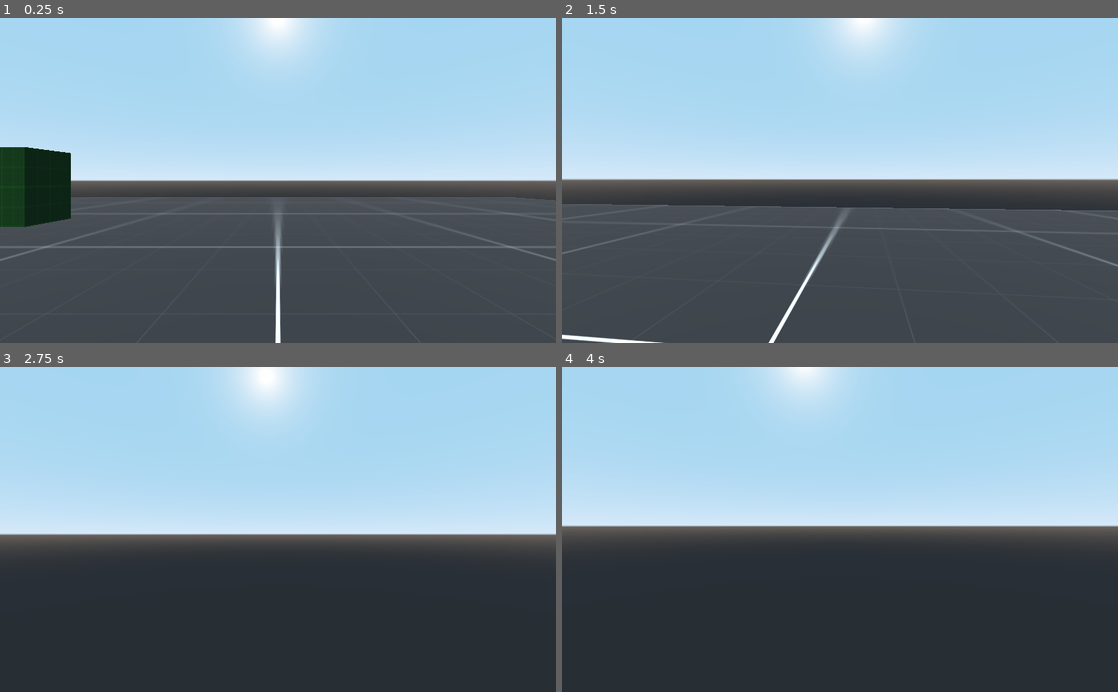
Above: before the commit, frames 1-4 (two rows, left to right).
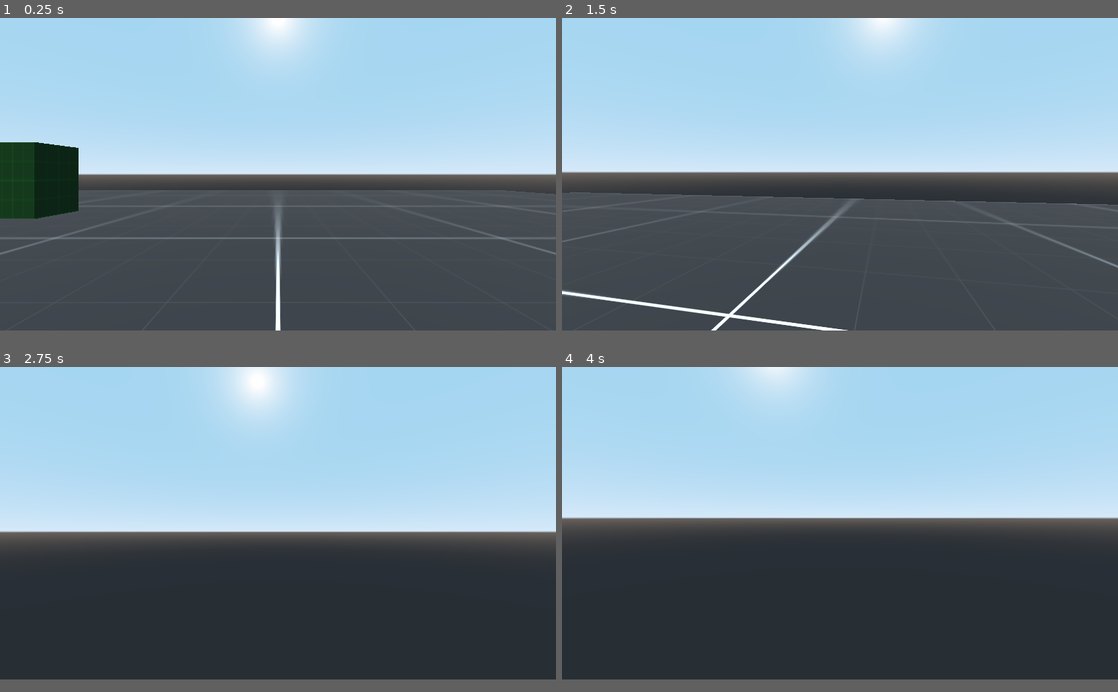
Above: after the commit, the same moments.

Repository: willroy/godot-template
Game: Godot game, scene res://Main.tscn
The game is run twice, just before and just after one commit, with the same random seed, the same clock (stepped at 60 frames per second) and the same inputs.
Inputs (mouse positions are in pixels of both pictures, inside the frame that each line leads up to):
- Up to frame 1 (0.25 s): no input
- Up to frame 2 (1.5 s): tap Enter at 0.5 s; move the mouse to (867, 180) at 0.52 s; hold E (interact) 0.53-1.28 s; hold W (move_forward) from 0.53 s (still down); tap Space (jump) at 0.77 s; move the mouse to (812, 180) at 1.27 s; tap E (interact) at 1.35 s
- Up to frame 3 (2.75 s): keep holding W (move_forward); tap Space (jump) at 1.52 s; move the mouse to (289, 523) at 2.02 s; hold Shift (sprint) from 2.03 s (still down); tap E (interact) at 2.3 s
- Up to frame 4 (4 s): keep holding W (move_forward); tap Space (jump) at 2.75, 3.02, 3.77 s; move the mouse to (834, 536) at 2.77 s; release Shift (sprint) at 2.78 s; tap E (interact) at 2.85 s; tap Enter at 3.5 s; move the mouse to (878, 532) at 3.52 s; hold E (interact) from 3.53 s (still down)
In our replay, the window is 800x468 before the commit and 800x450 after it. These sizes can differ from the game's own. Grey fills any space a smaller window leaves; there, only what the larger window draws over its background counts as a difference.

The runs differ from the first frame. In frame 1, 5.6% of the frame differs, in the area x 0-100%, y 38-100%; in frame 2, 8.3%, in the area x 0-100%, y 0-100%; in frame 3, 1.2%; in frame 4, 4.5%.

Commit message:
test dialouge system working

Diff:
--- a/Enviroment/Classes/Conversation.gd
+++ b/Enviroment/Classes/Conversation.gd
@@ -9,10 +9,8 @@
 		convo_init()
 		set_tree(filename)
 		dialouge.debugoutputcurrent()
-		dialouge.next_dialouge("1")
-		dialouge.debugoutputcurrent()
-		dialouge.next_dialouge("2")
-		dialouge.debugoutputcurrent()
+		draw_items()
+
 		return true
 	return false
 
@@ -23,6 +21,8 @@
 	Input.set_mouse_mode(Input.MOUSE_MODE_VISIBLE)
 
 func convo_finish():
+	var dialougeBox = obj.get_node("../../Dialouge/TextureRect")
+	dialougeBox.hide()
 	var player = obj.get_node("../../Player")
 	interacted = false
 	player.freeze(false)
@@ -31,3 +31,42 @@
 func set_tree(filename):
 	dialouge = Dialouge.new()
 	dialouge.load_file(filename)
+
+func draw_items():
+	var itemSize = 3
+	var itemWidth = (1*1.0) / (dialouge.current_dialouge().size() * 1.0)
+	var count = 0
+	var dialougeBox = obj.get_node("../../Dialouge/TextureRect")
+	dialougeBox.show()
+
+	for n in dialougeBox.get_children():
+		dialougeBox.remove_child(n)
+		n.queue_free()
+
+	for t in dialouge.current_dialouge():
+		var dialougeBoxLabel = RichTextLabel.new()
+		dialougeBoxLabel.rect_size = Vector2(300,300)
+		dialougeBoxLabel.rect_scale = Vector2(itemSize,itemSize)
+
+		var font = dialougeBoxLabel.get_font("normal_font")
+		var screen_size = obj.get_tree().get_root().size
+		var set_width = ProjectSettings.get("display/window/size/width")
+		var set_height = ProjectSettings.get("display/window/size/height")
+		var container_size = dialougeBox.rect_size.x * screen_size / Vector2(set_width, set_height)
+		var text_size = font.get_string_size(t["text"]) * screen_size / Vector2(set_width, set_height)
+		var relativeTextWidth = float(1/float((container_size[0])/(text_size[0]*itemSize)))
+
+		dialougeBoxLabel.anchor_left = float(itemWidth * count)+float(itemWidth/2)-float(relativeTextWidth/2)
+		dialougeBoxLabel.anchor_top = 0.4
+		dialougeBoxLabel.bbcode_text = t["text"]
+		dialougeBoxLabel.connect("gui_input", self, "dialouge_clicked", [t["id"]])
+		dialougeBox.add_child(dialougeBoxLabel)
+		count += 1
+
+func dialouge_clicked(event, id):
+	if event is InputEventMouseButton:
+		if event.is_pressed():
+			if dialouge.next_dialouge(id[0]) == false:
+				convo_finish()
+			else:
+				draw_items()
--- a/Enviroment/Classes/Dialouge.gd
+++ b/Enviroment/Classes/Dialouge.gd
@@ -1,5 +1,3 @@
-extends Node2D
-
 class_name Dialouge
 
 var textList = null
@@ -22,10 +20,12 @@
 
 func current_dialouge():
 	var current = textMap[map_current]
+	if current == ["START"]:
+		current = textMap[current[0]]
 	var ret = []
 	for c in current:
 		var diaDict = {}
-		diaDict = {"goto": textMap[c]}
+		diaDict = {"id": c, "goto": textMap[c]}
 		diaDict.merge(textList[c])
 		ret.append(diaDict)
 
@@ -33,6 +33,8 @@
 
 func next_dialouge(id):
 	map_current = id
+	if textMap[map_current] == ["END"]:
+		return false
 
 func debugoutputcurrent():
 	for t in current_dialouge():
@@ -42,3 +44,4 @@
 			if i < t["goto"].size()-1:
 				s += ", "
 		print(t["name"]+": "+t["text"]+" (goes to "+s+")")
+		return t["name"]+": "+t["text"]+" (goes to "+s+")"
--- a/Enviroment/Classes/Interface.gd
+++ b/Enviroment/Classes/Interface.gd
@@ -1,3 +1,5 @@
+extends Node2D
+
 class_name Interface
 
 var obj = null
--- a/Main.tscn
+++ b/Main.tscn
@@ -30,6 +30,13 @@
 albedo_color = Color( 1, 0.223529, 0.223529, 1 )
 albedo_texture = ExtResource( 3 )
 uv1_triplanar = true
+
+[sub_resource type="Gradient" id=9]
+offsets = PoolRealArray( 0.314607 )
+colors = PoolColorArray( 0.372101, 0.535156, 0.37847, 1 )
+
+[sub_resource type="GradientTexture" id=10]
+gradient = SubResource( 9 )
 
 [node name="Main" type="Spatial"]
 script = ExtResource( 1 )
@@ -114,15 +121,20 @@
 [node name="DirectionalLight" type="DirectionalLight" parent="."]
 transform = Transform( 1, 0, 0, 0, 0.581782, 0.813345, 0, -0.813345, 0.581782, 0, 104.947, 151.255 )
 
-[node name="ItemList" type="ItemList" parent="."]
-visible = false
+[node name="Dialouge" type="Control" parent="."]
 anchor_left = 0.05
 anchor_top = 0.7
 anchor_right = 0.9
 anchor_bottom = 0.9
 margin_right = 40.0
 margin_bottom = 40.0
-select_mode = 1
-max_columns = 2
+
+[node name="TextureRect" type="TextureRect" parent="Dialouge"]
+visible = false
+anchor_right = 1.0
+anchor_bottom = 1.0
+texture = SubResource( 10 )
+expand = true
+stretch_mode = 1
 
 [editable path="Player"]
--- a/project.godot
+++ b/project.godot
@@ -19,12 +19,12 @@
 "language": "GDScript",
 "path": "res://Enviroment/Classes/Conversation.gd"
 }, {
-"base": "Node2D",
+"base": "Reference",
 "class": "Dialouge",
 "language": "GDScript",
 "path": "res://Enviroment/Classes/Dialouge.gd"
 }, {
-"base": "Reference",
+"base": "Node2D",
 "class": "Interface",
 "language": "GDScript",
 "path": "res://Enviroment/Classes/Interface.gd"
@@ -56,6 +56,8 @@
 
 [display]
 
+window/size/width=1920
+window/size/height=1080
 window/stretch/mode="2d"
 window/stretch/aspect="keep"
 
Not shown: 1 places in Main.tscn that only renumber resources
